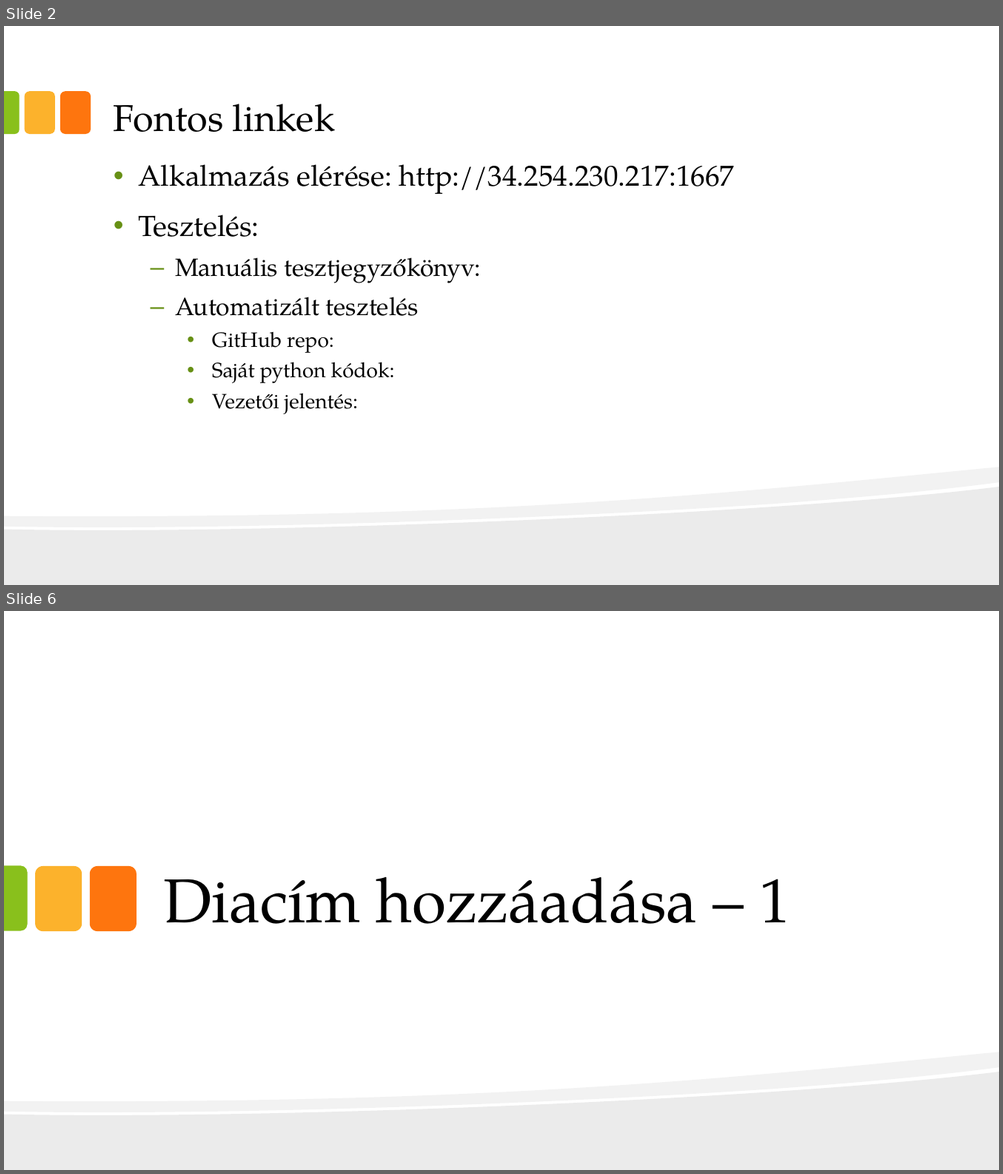
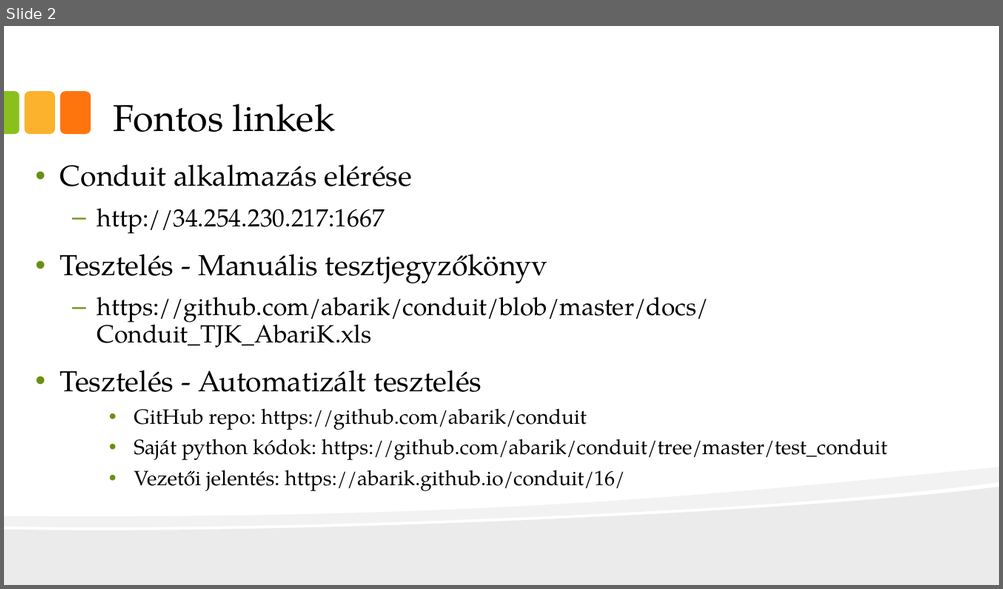
Before and after one commit to abarik/conduit, a slide deck: docs/Conduit_prezentacio_AbariK.pptx. Shown one above the other, each under a label of ours: slides 2 and 6 before the commit, slide 2 after it; the slides between them are not shown. The pictures are 1003x1174 and 1003x589 pixels, drawn with LibreOffice and Linux fonts; fonts in the diff are those of the drawing. Boxes give left, top, right and bottom in pixels: in the first picture for what was removed or moved away, otherwise in the second. Text is boxed around its words. In the diff, an @@ line names an element or a change of style, - is before the commit and + after.

```diff
--- a/docs/Conduit_prezentacio_AbariK.pptx
+++ b/docs/Conduit_prezentacio_AbariK.pptx
@@ slide 6 removed at box(4, 611, 999, 1170), background #FFFFFF; not listed: 2 template elements that a slide beside it also shows @@
@@ round same rect removed at box(4, 866, 27, 931) @@
@@ rounded rectangle removed at box(35, 866, 82, 931) @@
@@ rounded rectangle removed at box(90, 866, 136, 931) @@
@@ title removed at box(163, 877, 791, 924) @@
-Diacím hozzáadása – 1
@@ slide 2 changed as well @@
@@ text at box(60, 164, 887, 491): text changed; size 28 to 20 pt @@
-• Alkalmazás elérése: http://34.254.230.217:1667
-• Tesztelés:
-  – Manuális tesztjegyzőkönyv:
-  – Automatizált tesztelés
-    • GitHub repo:
-    • Saját python kódok:
-    • Vezetői jelentés:
+• Conduit alkalmazás elérése
+  – http://34.254.230.217:1667
+• Tesztelés - Manuális tesztjegyzőkönyv
+  – https://github.com/abarik/conduit/blob/master/docs/Conduit_TJK_AbariK.xls
+• Tesztelés - Automatizált tesztelés
+    • GitHub repo: https://github.com/abarik/conduit
+    • Saját python kódok: https://github.com/abarik/conduit/tree/master/test_conduit
+    • Vezetői jelentés: https://abarik.github.io/conduit/16/
```
Also in this commit, not shown: 1 other slide changed, 5 slides added, 8 other slides removed, 1 other file.
